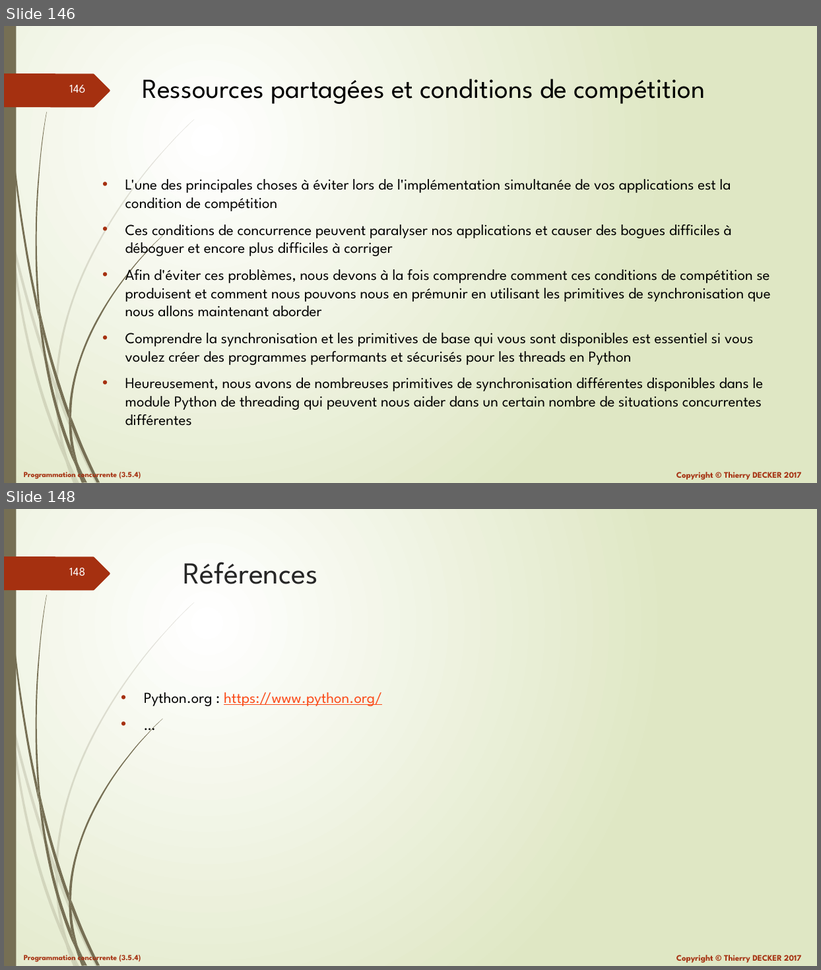
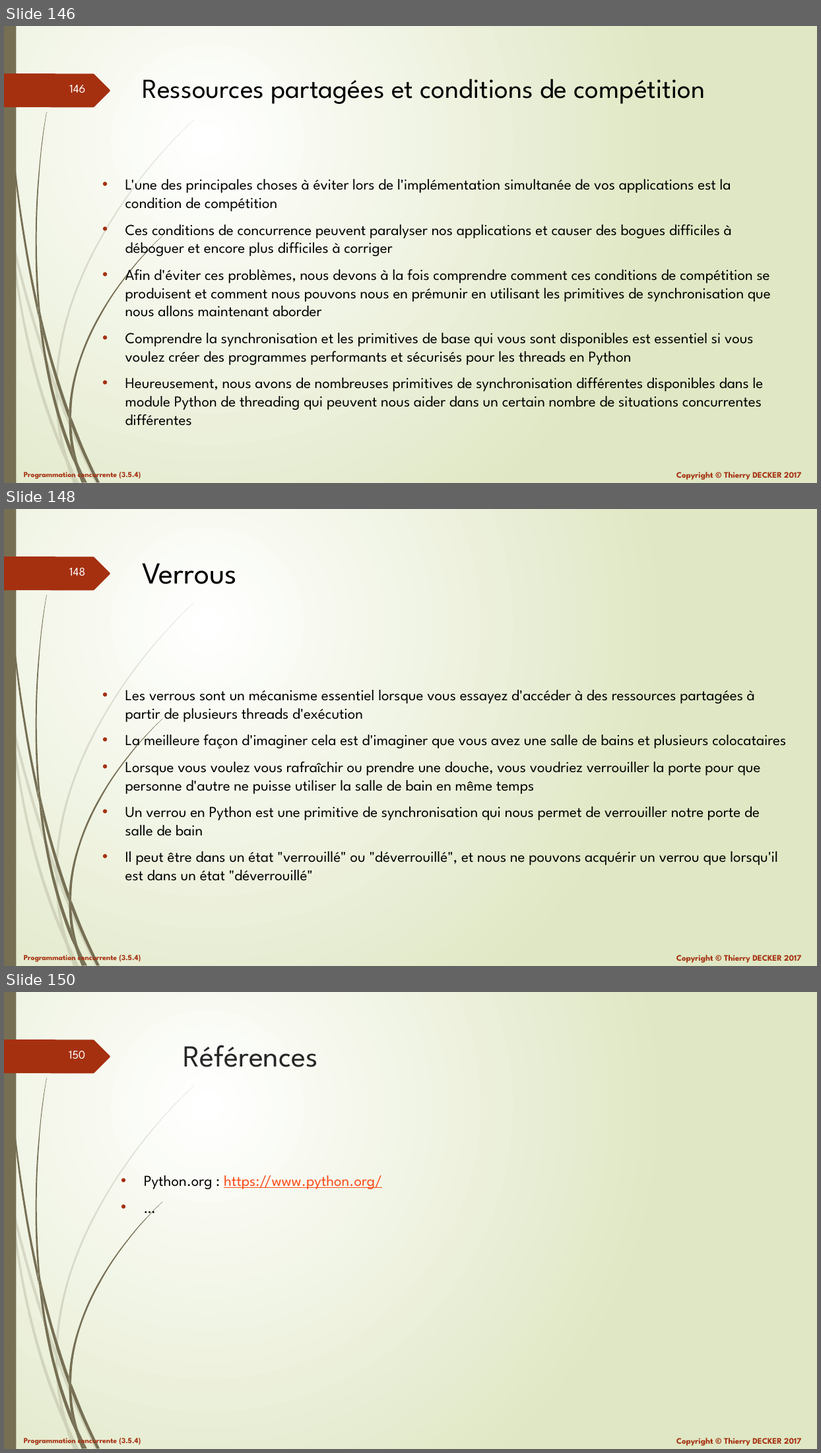
Before and after one commit to VikmanTheRacoon/learning-python, a slide deck: documentations/python-103.pptx. Shown one above the other, each under a label of ours: slides 146 and 148 before the commit, slides 146, 148 and 150 after it; the slides between them are not shown. The pictures are 821x970 and 821x1453 pixels, drawn with LibreOffice and Linux fonts; fonts in the diff are those of the drawing. Boxes give left, top, right and bottom in pixels: in the first picture for what was removed or moved away, otherwise in the second. Text is boxed around its words. In the diff, an @@ line names an element or a change of style, - is before the commit and + after.

```diff
--- a/documentations/python-103.pptx
+++ b/documentations/python-103.pptx
@@ slide 148 added at (4, 509, 817, 966), background gradient #FFFFFF to #DFE8C4; not listed: 27 template elements that a slide beside it also shows @@
@@ title added at (142, 563, 237, 584), 36 pt, text #000000 @@
+Verrous
@@ text added at (125, 690, 786, 881), 18 pt, text #000000 @@
+• Les verrous sont un mécanisme essentiel lorsque vous essayez d'accéder à des ressources partagées à partir de plusieurs threads d'exécution
+• La meilleure façon d'imaginer cela est d'imaginer que vous avez une salle de bains et plusieurs colocataires
+• Lorsque vous voulez vous rafraîchir ou prendre une douche, vous voudriez verrouiller la porte pour que personne d'autre ne puisse utiliser la salle de bain en même temps
+• Un verrou en Python est une primitive de synchronisation qui nous permet de verrouiller notre porte de salle de bain
+• Il peut être dans un état "verrouillé" ou "déverrouillé", et nous ne pouvons acquérir un verrou que lorsqu'il est dans un état "déverrouillé"
@@ what was slide 148 is now slide 150 @@
@@ page number at (69, 1051, 85, 1059): text changed @@
-148
+150
```
Also in this commit, not shown: 1 slide changed, 1 other slide added, 1 other file.
